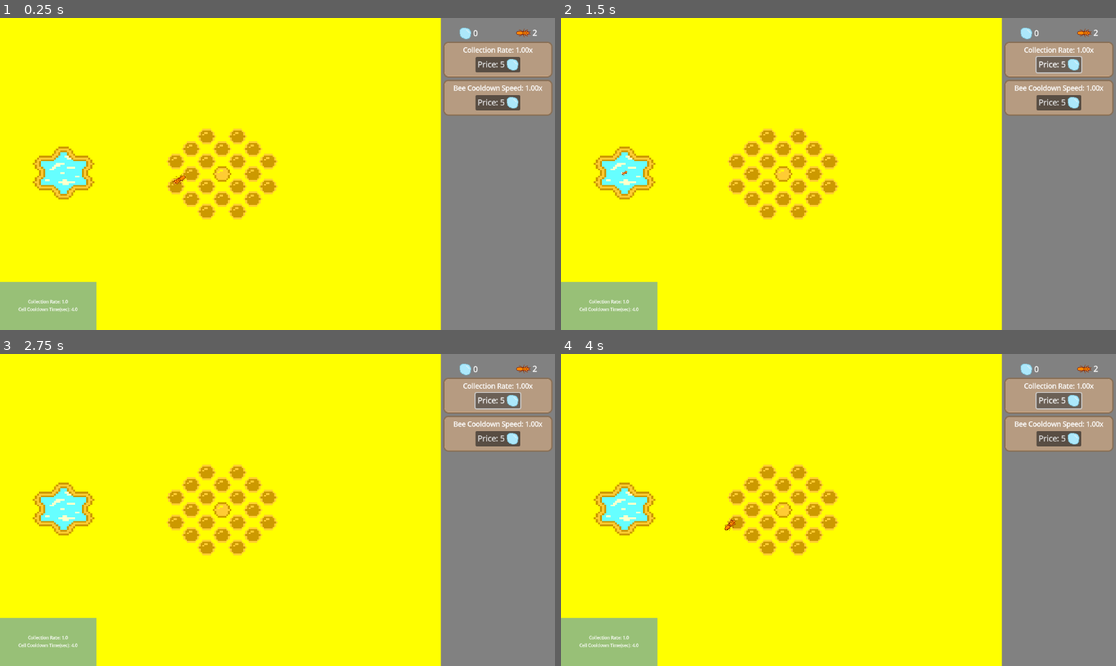
Above: before the commit, frames 1-4 (two rows, left to right).
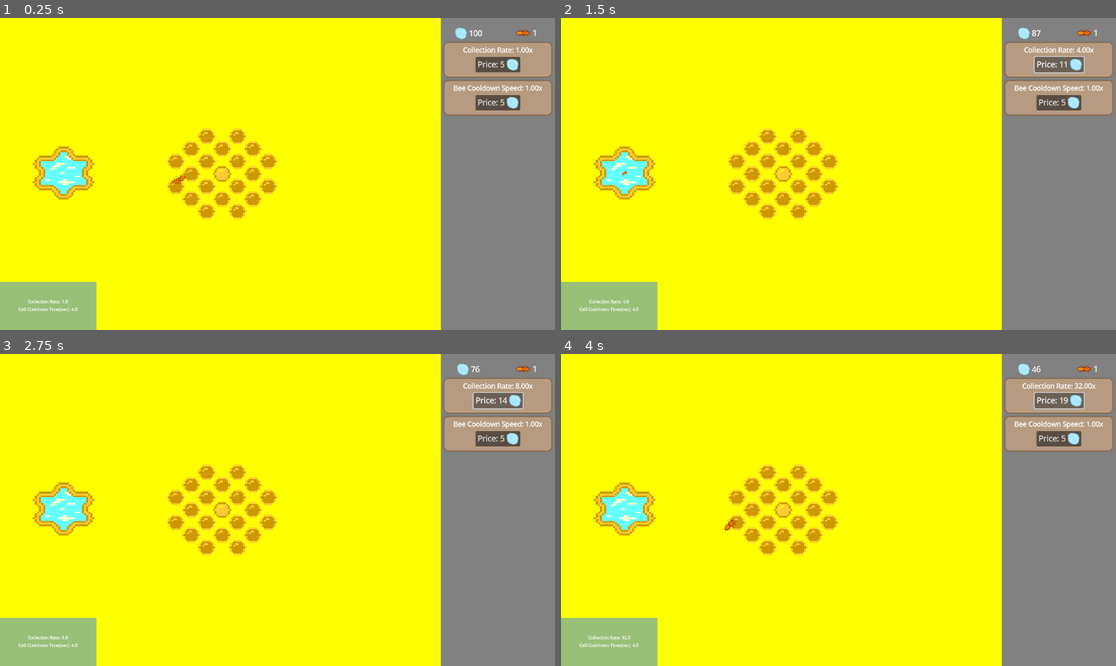
Above: after the commit, the same moments.

Repository: SBSoftwareDev/brainless
Game: Godot game, scene res://src/scenes/game.tscn
Two runs of this game, one before a commit and one after it. Both use one fixed random seed, a clock stepped at 60 frames per second and the inputs below.
Inputs:
- Up to frame 1 (0.25 s): no input
- Up to frame 2 (1.5 s): click "Price: 5" at 0.5 s; click "Price: 5" (after the commit: "Price: 8") at 1.25 s
- Up to frame 3 (2.75 s): click "Price: 5" (after the commit: "Price: 11") at 2 s
- Up to frame 4 (4 s): click "Price: 5" (after the commit: "Price: 14") at 2.75 s; click "Price: 5" (after the commit: "Price: 16") at 3.5 s

The runs differ from the first frame. In frame 1, less than 0.1% of the frame differs, in the area x 81-97%, y 3-7%; in frame 2, 0.3%; in frame 3, 0.3%; in frame 4, 0.5%, in the area x 4-97%, y 3-92%.

Commit message:
fixed stacked empty cells and bee count

Diff:
--- a/src/scenes/bee_and_cell.tscn
+++ b/src/scenes/bee_and_cell.tscn
@@ -4,6 +4,7 @@
 [ext_resource type="PackedScene" uid="uid://dscsnp8cieu3t" path="res://src/scenes/cell.tscn" id="2_p5w5m"]
 
 [sub_resource type="Curve2D" id="Curve2D_ekq2b"]
+resource_local_to_scene = true
 _data = {
 "points": PackedVector2Array(35.469975, 10.024123, -35.469975, -10.024123, 358, 291, 68.626686, 1.5421728, -68.626686,  …(311 unchanged characters)…
 }
@@ -61,7 +62,6 @@
 z_index = 100
 position = Vector2(0.0512492, 0.08943956)
 rotation = 2.8661668
-scale = Vector2(1e-05, 1e-05)
 motion_mode = 1
 
 [node name="AnimationPlayer" type="AnimationPlayer" parent="BeePath/PathFollow2D/Worker Bee"]
--- a/src/scenes/game.tscn
+++ b/src/scenes/game.tscn
@@ -101,26 +101,6 @@
 resource_local_to_scene = true
 shader = SubResource("Shader_h2mn8")
 
-[sub_resource type="ShaderMaterial" id="ShaderMaterial_6e0h8"]
-resource_local_to_scene = true
-shader = SubResource("Shader_h2mn8")
-
-[sub_resource type="ShaderMaterial" id="ShaderMaterial_bd8mh"]
-resource_local_to_scene = true
-shader = SubResource("Shader_h2mn8")
-
-[sub_resource type="ShaderMaterial" id="ShaderMaterial_bmsc2"]
-resource_local_to_scene = true
-shader = SubResource("Shader_h2mn8")
-
-[sub_resource type="ShaderMaterial" id="ShaderMaterial_w3ahf"]
-resource_local_to_scene = true
-shader = SubResource("Shader_h2mn8")
-
-[sub_resource type="ShaderMaterial" id="ShaderMaterial_o13ka"]
-resource_local_to_scene = true
-shader = SubResource("Shader_h2mn8")
-
 [sub_resource type="StyleBoxFlat" id="StyleBoxFlat_flib5"]
 bg_color = Color(0.41568628, 0.6431373, 0.6745098, 0.6901961)
 
@@ -229,26 +209,6 @@
 
 [node name="Empty Cell18" parent="World/Level" instance=ExtResource("2_276xm")]
 material = SubResource("ShaderMaterial_iwul2")
-position = Vector2(365.00003, 350)
-
-[node name="Empty Cell23" parent="World/Level" instance=ExtResource("2_276xm")]
-material = SubResource("ShaderMaterial_6e0h8")
-position = Vector2(365, 298)
-
-[node name="Empty Cell24" parent="World/Level" instance=ExtResource("2_276xm")]
-material = SubResource("ShaderMaterial_bd8mh")
-position = Vector2(429, 350)
-
-[node name="Empty Cell25" parent="World/Level" instance=ExtResource("2_276xm")]
-material = SubResource("ShaderMaterial_bmsc2")
-position = Vector2(429, 298)
-
-[node name="Empty Cell26" parent="World/Level" instance=ExtResource("2_276xm")]
-material = SubResource("ShaderMaterial_w3ahf")
-position = Vector2(397, 324)
-
-[node name="Empty Cell27" parent="World/Level" instance=ExtResource("2_276xm")]
-material = SubResource("ShaderMaterial_o13ka")
 position = Vector2(365.00003, 350)
 
 [node name="Entities" type="Node2D" parent="World"]
--- a/src/scripts/cell.gd
+++ b/src/scripts/cell.gd
@@ -8,6 +8,10 @@
 
 func _ready() -> void:
 	cell_cooldown.wait_time = player_stats.get_base_wait_time()
+
+func _process(_delta: float) -> void:
+	if cell_cooldown.wait_time <= 0:
+		cell_cooldown.wait_time = 0.0001
 
 func _on_area_2d_body_entered(body: Node2D) -> void:
 	var parent :Node2D = body.get_parent().get_parent().get_parent()
--- a/src/scripts/economy.gd
+++ b/src/scripts/economy.gd
@@ -1,6 +1,6 @@
 extends Node
 
-var nectar :int = 0
+var nectar :int = 100
 var bees :int = 0
 
 var cell_price = 4
@@ -15,7 +15,7 @@
 @onready var entities: Node2D = $"../../World/Entities"
 
 func _ready() -> void:
-	bees = entities.find_children("Bee*", "", false).size()
+	bees = entities.find_children("BeeAnd*", "", false).size()
 
 func addNectar(value :int) -> int:
 	nectar += value
Not shown: 1 places in src/scenes/game.tscn that only renumber resources
